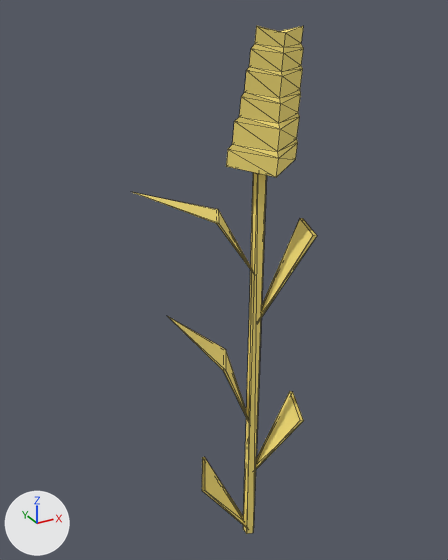
The glTF model assets/models/wheat_01.glb, before and after one commit.
Both versions are drawn from a camera (50 mm lens) standing at (-0.585, -0.941, 1.127) and looking at (-0.047, 0.037, 0.638). The lights are fixed; the arrows at lower left show +X, +Y and +Z. The older version comes first. Mesh edges are drawn as thin lines. Vertices at exactly the same position are counted once.

The scene before the commit, as lines of its bpy script (objects in view):
```python
me_wheat_01_mesh = bpy.data.meshes.new('wheat_01_mesh')
me_wheat_01_mesh.from_pydata(...)  # 101 vertices, 165 faces; spans x -0.234..0.124, y -0.087..0.081, z 0.0..1.1
me_wheat_01_mesh.materials.append(mat_m_wheat_default)
ob_wheat_01 = bpy.data.objects.new('wheat_01', me_wheat_01_mesh)
ob_wheat_01.location = (0.0, 0.0, 0.0)
```
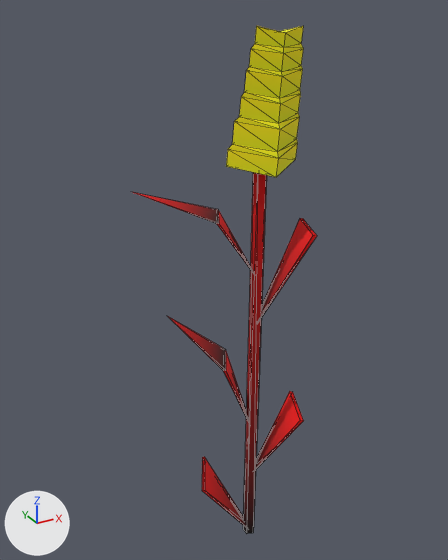
Where the change shows, as pixel boxes [x1, y1, x2, y2] in the pictures (448 x 560 px):
part 1 of me_wheat_01_mesh, recoloured: [226, 26, 303, 177] in both
part 2 of me_wheat_01_mesh, recoloured (darker): [133, 172, 317, 534] in both

Edits to the bpy script that builds the scene:
```text
Change me_wheat_01_mesh:
    where me_wheat_01_mesh.from_pydata(...)  # 101 vertices, 165 faces; spans x -0.234..0.124, y -0.087..0.081, z 0.0..1.1
    used by ob_wheat_01; location = (0.0, 0.0, 0.0)
    me_wheat_01_mesh part 1: 92 faces centred in x -0.035..0.068, y -0.029..0.024, z 0.859..1.093 are repainted in the vertex colours; the middle colour goes from white #ffffff to yellow #f1ff00
    me_wheat_01_mesh part 2: 73 faces centred in x -0.133..0.082, y -0.06..0.055, z 0.0..0.8 are repainted in the vertex colours; the middle colour goes from white #ffffff to black #240000
```
